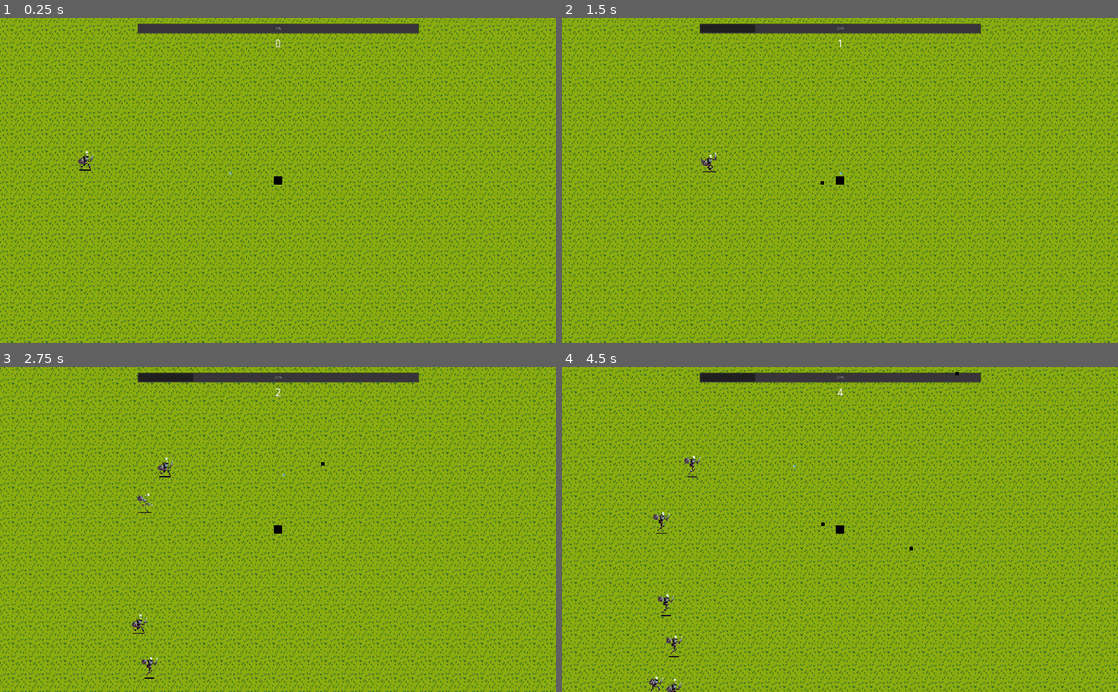
Above: before the commit, frames 1-4 (two rows, left to right).
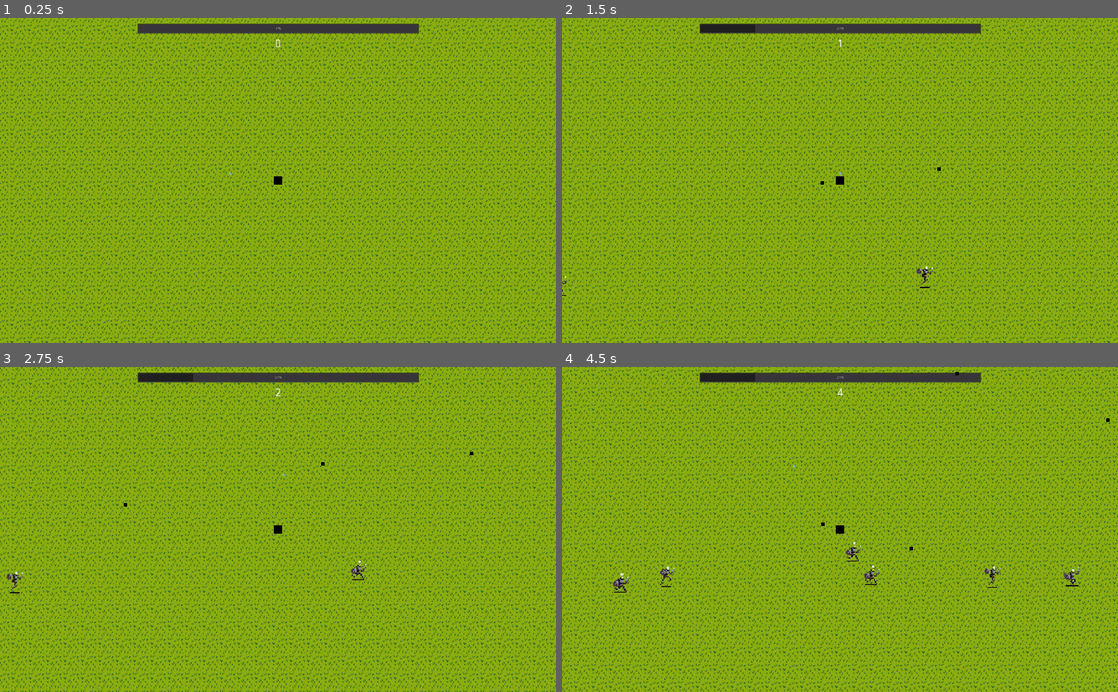
Above: after the commit, the same moments.

Repository: kirito500/vampire-soul
Game: Godot game, scene res://test.tscn
Two runs of this game, one before a commit and one after it. Both use one fixed random seed, a clock stepped at 60 frames per second and the inputs below.
Inputs (mouse positions are in pixels of both pictures, inside the frame that each line leads up to):
- Up to frame 1 (0.25 s): no input
- Up to frame 2 (1.5 s): move the mouse to (962, 164) at 0.52 s; hold A (A) 0.53-1.25 s; click (962, 164) at 0.67 s; tap D (D) at 0.8 s; drag from (728, 196) to (840, 180) at 1.27 s
- Up to frame 3 (2.75 s): move the mouse to (333, 458) at 2.02 s; hold S (S) from 2.03 s (still down); click (333, 458) at 2.17 s; tap A (A) at 2.3 s
- Up to frame 4 (4.5 s): release S (S) at 2.75 s; drag from (812, 594) to (728, 464) at 2.77 s; move the mouse to (1006, 578) at 3.52 s; hold D (D) 3.53-4.25 s; click (1006, 578) at 3.67 s; tap S (S) at 3.8 s; drag from (673, 480) to (673, 646) at 4.27 s

The runs differ from the first frame. In frame 1, less than 0.1% of the frame differs, in the area x 14-17%, y 40-48%; in frame 2, 0.2%; in frame 3, 0.4%; in frame 4, 0.8%, in the area x 9-99%, y 15-100%.

Commit message:
small fix spawn

Diff:
--- a/bullets/standart/bullet.gd
+++ b/bullets/standart/bullet.gd
@@ -18,10 +18,9 @@
 
 
 func _on_Area2D_body_entered(body):
-	if body.name != "walls" and body.test() == "monster":
+	print(body.test())
+	if body.test() != "player":
 		body.hit(damage)
-		queue_free()
-	elif body.name == "walls":
 		queue_free()
 
 func hit(damag):
--- a/test.tscn
+++ b/test.tscn
@@ -43,7 +43,7 @@
 script = ExtResource( 5 )
 
 [node name="TileMap" type="TileMap" parent="."]
-position = Vector2( 0, 1 )
+position = Vector2( 2906, 1447 )
 scale = Vector2( 2, 2 )
 tile_set = SubResource( 1 )
 cell_size = Vector2( 32, 32 )
@@ -55,7 +55,7 @@
 autostart = true
 
 [node name="SpawnPath" type="Path2D" parent="."]
-position = Vector2( -1984.7, 16.8057 )
+position = Vector2( 921.3, 1462.81 )
 curve = SubResource( 7 )
 
 [node name="SpawnLocation" type="PathFollow2D" parent="SpawnPath"]
@@ -64,7 +64,7 @@
 rotate = false
 
 [node name="walls" type="StaticBody2D" parent="."]
-position = Vector2( -6, 0 )
+position = Vector2( 2900, 1446 )
 collision_layer = 3
 collision_mask = 8
 script = ExtResource( 3 )
@@ -106,9 +106,9 @@
 texture = ExtResource( 2 )
 
 [node name="player" parent="." instance=ExtResource( 1 )]
-position = Vector2( 30, 6 )
+position = Vector2( 2936, 1452 )
 
 [node name="exp" parent="." instance=ExtResource( 6 )]
-position = Vector2( -145, -20 )
+position = Vector2( 2761, 1426 )
 
 [connection signal="timeout" from="_on_MobTimer_timeout" to="." method="_on__on_MobTimer_timeout_timeout"]
--- a/walls.gd
+++ b/walls.gd
@@ -15,7 +15,7 @@
 #func _process(delta):
 #	pass
 
-func hit():
+func hit(damage):
 	pass
 
 func test():
